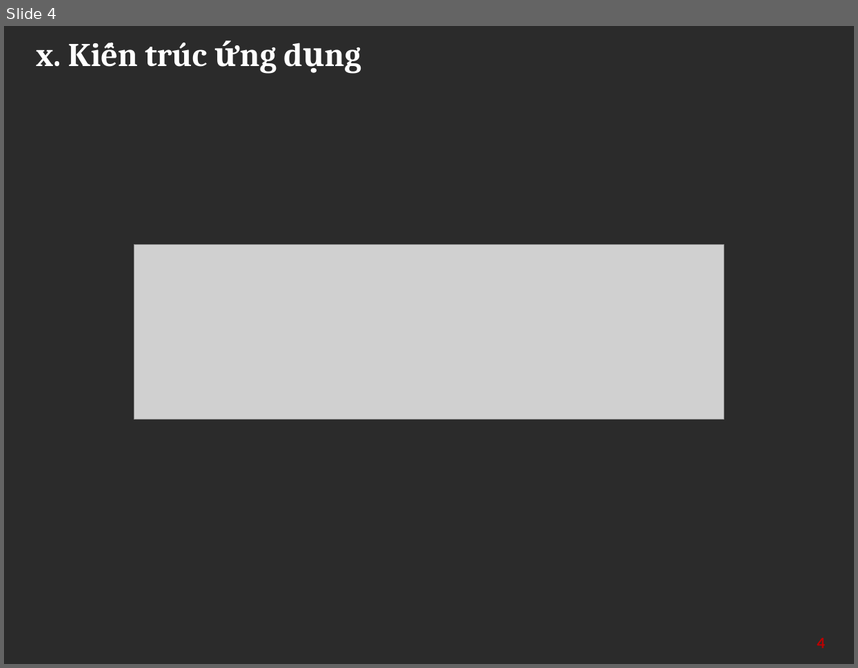
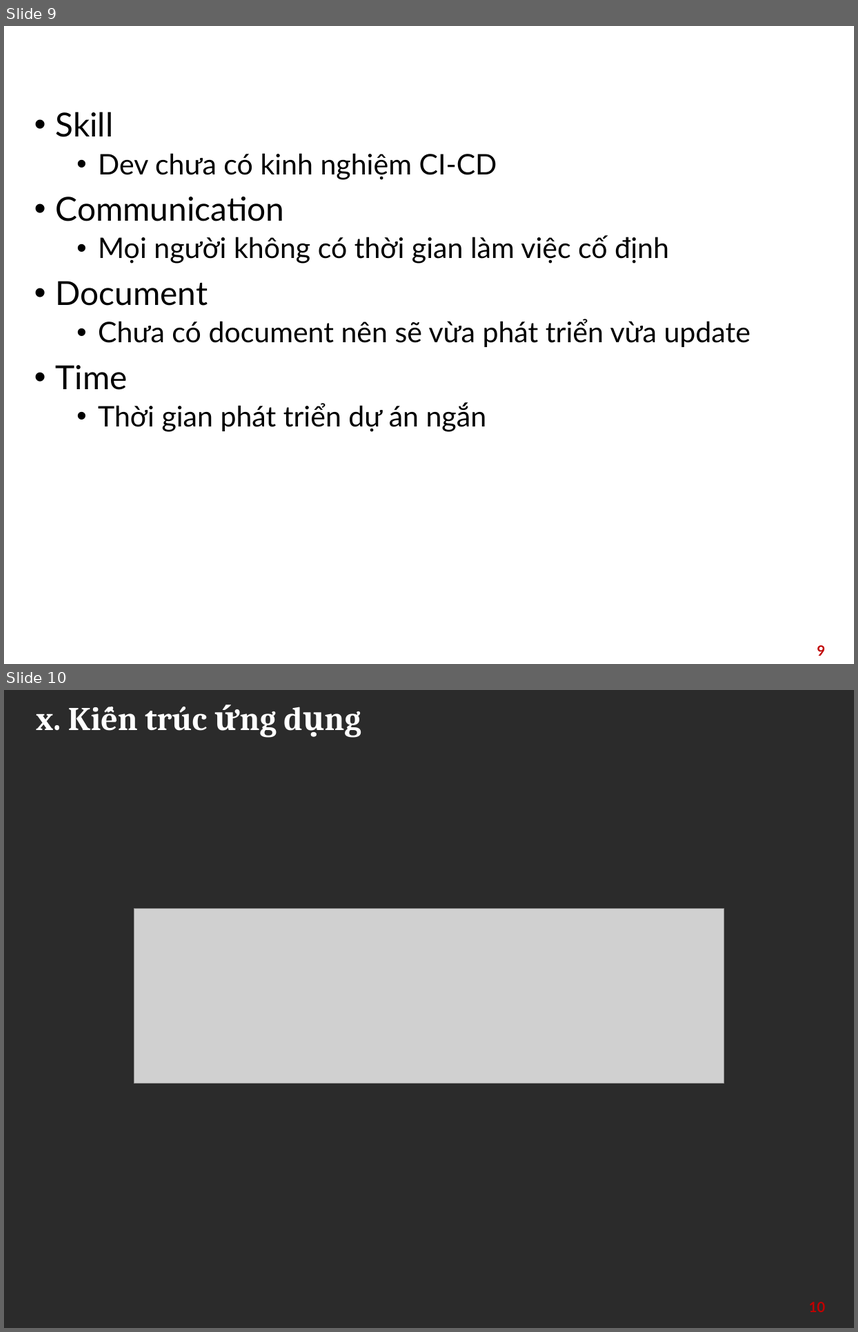
Before and after one commit to tienlhp1/agile_group_2, a slide deck: Agile.pptx. Shown one above the other, each under a label of ours: slide 4 before the commit, slides 9 and 10 after it. The pictures are 858x668 and 858x1332 pixels, drawn with LibreOffice and Linux fonts; fonts in the diff are those of the drawing; grey boxes stand for pictures; background and template pictures are left out; a plain dark background stands for a picture behind light text. Boxes give left, top, right and bottom in pixels: in the first picture for what was removed or moved away, otherwise in the second. Text is boxed around its words. In the diff, an @@ line names an element or a change of style, - is before the commit and + after.

Commit message:
update document

```diff
--- a/Agile.pptx
+++ b/Agile.pptx
@@ slide 9 added at (x1=4, y1=26, x2=854, y2=664), background picture (left out) @@
@@ title added at (x1=26, y1=34, x2=833, y2=75), 28 pt, text #FFFFFF, bold @@
+Risk management
@@ text added at (x1=56, y1=112, x2=751, y2=432), 24 pt, text #000000 @@
+• Skill
+  • Dev chưa có kinh nghiệm CI-CD
+• Communication
+  • Mọi người không có thời gian làm việc cố định
+• Document
+  • Chưa có document nên sẽ vừa phát triển vừa update
+• Time
+  • Thời gian phát triển dự án ngắn
@@ page number added at (x1=817, y1=645, x2=825, y2=655), 12 pt, text #C00000, bold @@
+9
@@ what was slide 4 is now slide 10 @@
@@ page number at (x1=809, y1=1301, x2=826, y2=1312): text changed @@
-4
+10
```
Also in this commit, not shown: 5 other slides added.
